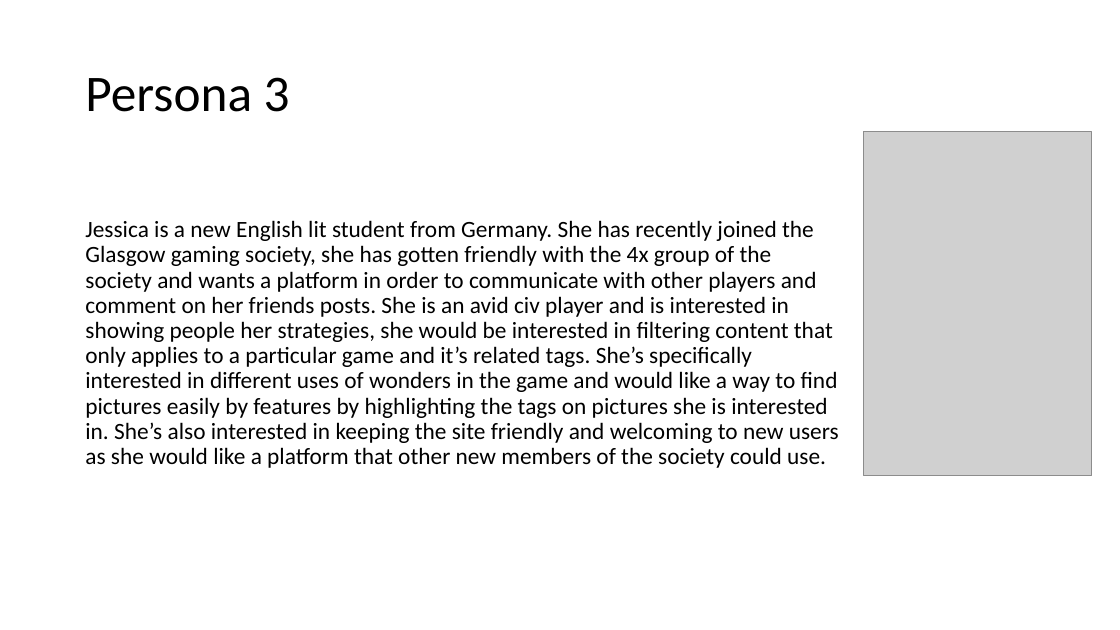
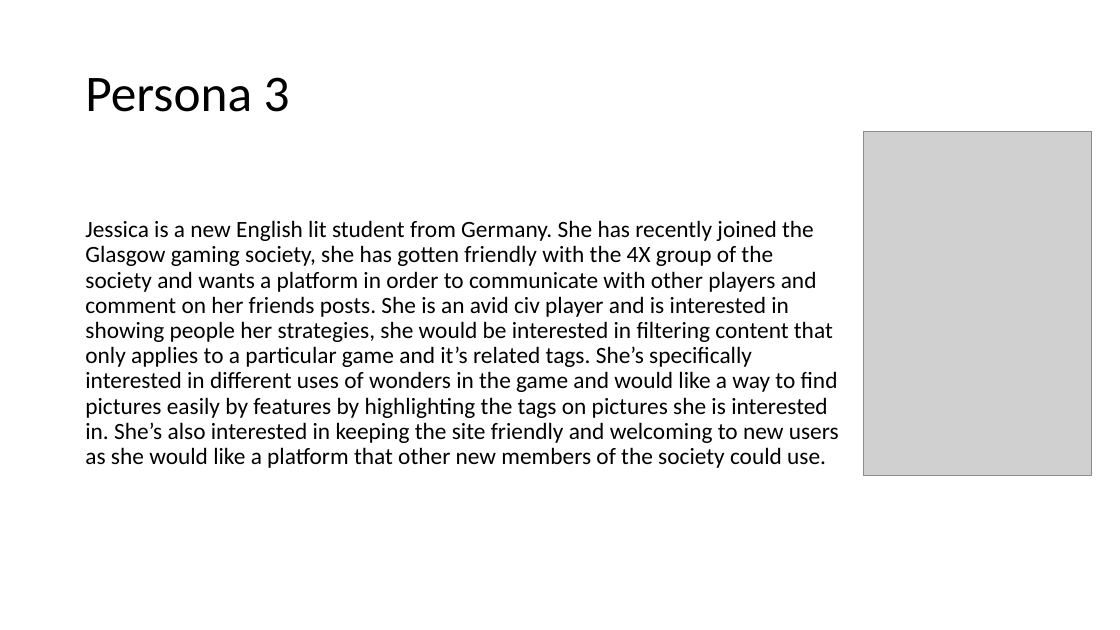
Before and after one commit to settlemysettle/SettleMySettle, a slide deck: slide 6 of DesignSpec.pptx. Drawn at 1120x630 pixels with LibreOffice and Linux fonts; fonts in the diff are those of the drawing; grey boxes stand for pictures. Boxes give left, top, right and bottom in pixels: in the first picture for what was removed or moved away, otherwise in the second. Text is boxed around its words. In the diff, an @@ line names an element or a change of style, - is before the commit and + after.

Commit message:
Persona update

```diff
--- a/DesignSpec.pptx
+++ b/DesignSpec.pptx
@@ text at (85,220,839,468): text changed @@
-Jessica is a new English lit student from Germany. She has recently joined the Glasgow gaming society, she has gotten friendly with the 4x group of the society and wants a platform in order to communicate with other players and comment on her friends posts. She is an avid civ player and is interested in showing people her strategies, she would be interested in filtering content that only applies to a particular game and it’s related tags. She’s specifically interested in different uses of wonders in the game and would like a way to find pictures easily by features by highlighting the tags on pictures she is interested in. She’s also interested in keeping the site friendly and welcoming to new users as she would like a platform that other new members of the society could use.
+Jessica is a new English lit student from Germany. She has recently joined the Glasgow gaming society, she has gotten friendly with the 4X group of the society and wants a platform in order to communicate with other players and comment on her friends posts. She is an avid civ player and is interested in showing people her strategies, she would be interested in filtering content that only applies to a particular game and it’s related tags. She’s specifically interested in different uses of wonders in the game and would like a way to find pictures easily by features by highlighting the tags on pictures she is interested in. She’s also interested in keeping the site friendly and welcoming to new users as she would like a platform that other new members of the society could use.
```
Also in this commit, not shown: 3 other slides changed.
